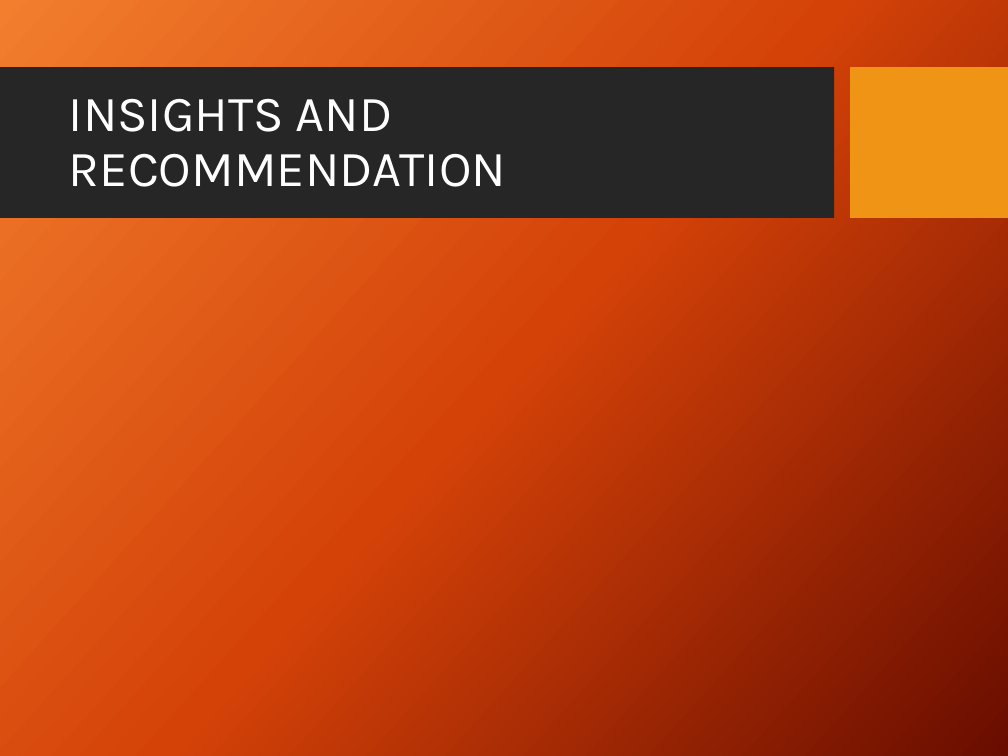
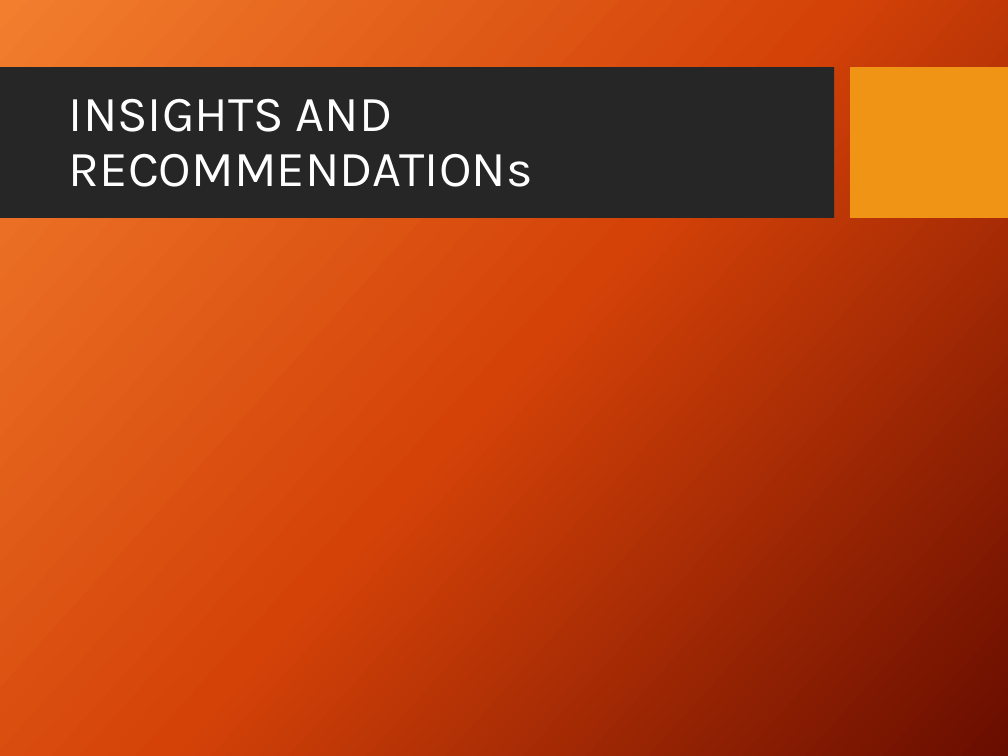
Before and after one commit to hem436/506761, a slide deck: slide 5 of MY CAPSTONE PROJECT-.pptx. Drawn at 1008x756 pixels with LibreOffice and Linux fonts; fonts in the diff are those of the drawing; background and template pictures are left out. Boxes give left, top, right and bottom in pixels: in the first picture for what was removed or moved away, otherwise in the second. Text is boxed around its words. In the diff, an @@ line names an element or a change of style, - is before the commit and + after.

```diff
--- a/MY CAPSTONE PROJECT-.pptx
+++ b/MY CAPSTONE PROJECT-.pptx
@@ title at (69, 99, 533, 187): text changed @@
-INSIGHTS AND RECOMMENDATION
+INSIGHTS AND RECOMMENDATIONs
```
Also in this commit, not shown: 3 other slides changed.
